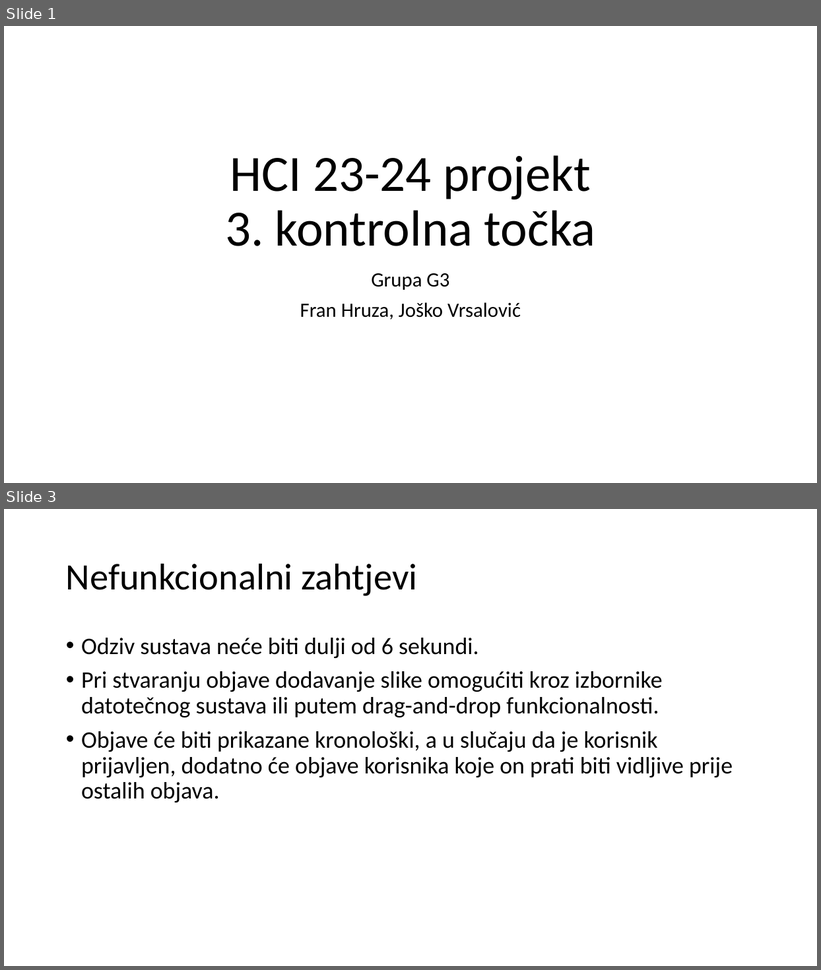
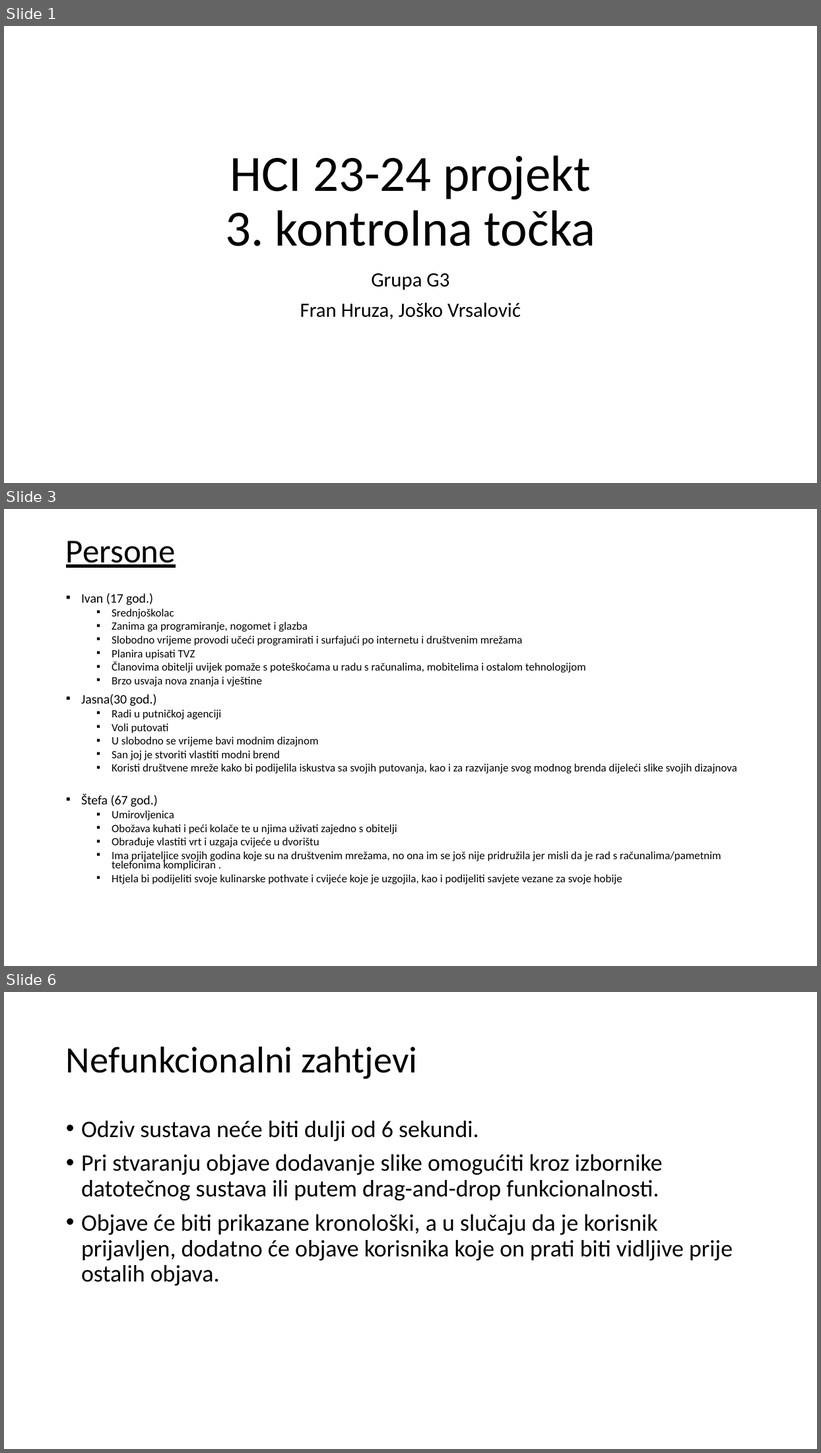
Before and after one commit to f-hruza0111/HCI_Projekt, a slide deck: dokumentacija/HCI 23-24 Projekt pptx -- Grupa G3.pptx. Shown one above the other, each under a label of ours: slides 1 and 3 before the commit, slides 1, 3 and 6 after it; the slides between them are not shown. The pictures are 821x970 and 821x1453 pixels, drawn with LibreOffice and Linux fonts; fonts in the diff are those of the drawing. Boxes give left, top, right and bottom in pixels: in the first picture for what was removed or moved away, otherwise in the second. Text is boxed around its words. In the diff, an @@ line names an element or a change of style, - is before the commit and + after.

```diff
--- a/dokumentacija/HCI 23-24 Projekt pptx -- Grupa G3.pptx
+++ b/dokumentacija/HCI 23-24 Projekt pptx -- Grupa G3.pptx
@@ slide 3 added at (x1=4, y1=509, x2=817, y2=966), background #FFFFFF @@
@@ title added at (x1=66, y1=541, x2=176, y2=568), 39.6 pt, text #000000, underline @@
+Persone
@@ text added at (x1=81, y1=593, x2=737, y2=885), 13.2 pt, text #000000 @@
+▪ Ivan (17 god.)
+  ▪ Srednjoškolac
+  ▪ Zanima ga programiranje, nogomet i glazba
+  ▪ Slobodno vrijeme provodi učeći programirati i surfajući po internetu i društvenim mrežama
+  ▪ Planira upisati TVZ
+  ▪ Članovima obitelji uvijek pomaže s poteškoćama u radu s računalima, mobitelima i ostalom tehnologijom
+  ▪ Brzo usvaja nova znanja i vještine
+▪ Jasna(30 god.)
+  ▪ Radi u putničkoj agenciji
+  ▪ Voli putovati
+  ▪ U slobodno se vrijeme bavi modnim dizajnom
+  ▪ San joj je stvoriti vlastiti modni brend
+  ▪ Koristi društvene mreže kako bi podijelila iskustva sa svojih putovanja, kao i za razvijanje svog modnog brenda dijeleći slike svojih dizajnova
+▪ Štefa (67 god.)
+  ▪ Umirovljenica
+  ▪ Obožava kuhati i peći kolače te u njima uživati zajedno s obitelji
+  ▪ Obrađuje vlastiti vrt i uzgaja cvijeće u dvorištu
+  ▪ Ima prijateljice svojih godina koje su na društvenim mrežama, no ona im se još nije pridružila jer misli da je rad s računalima/pametnim telefonima kompliciran .
+  ▪ Htjela bi podijeliti svoje kulinarske pothvate i cvijeće koje je uzgojila, kao i podijeliti savjete vezane za svoje hobije
@@ what was slide 3 is now slide 6 @@
```
Also in this commit, not shown: 2 slides changed, 19 other slides added, 1 slide removed, 15 other files.
